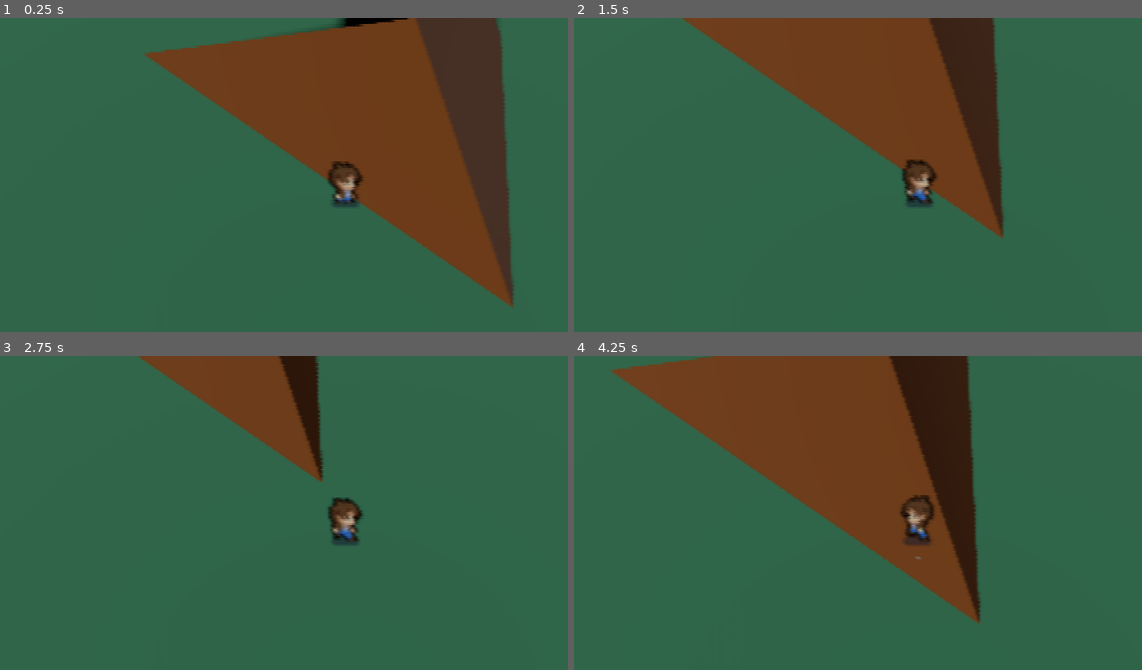
Above: before the commit, frames 1-4 (two rows, left to right).
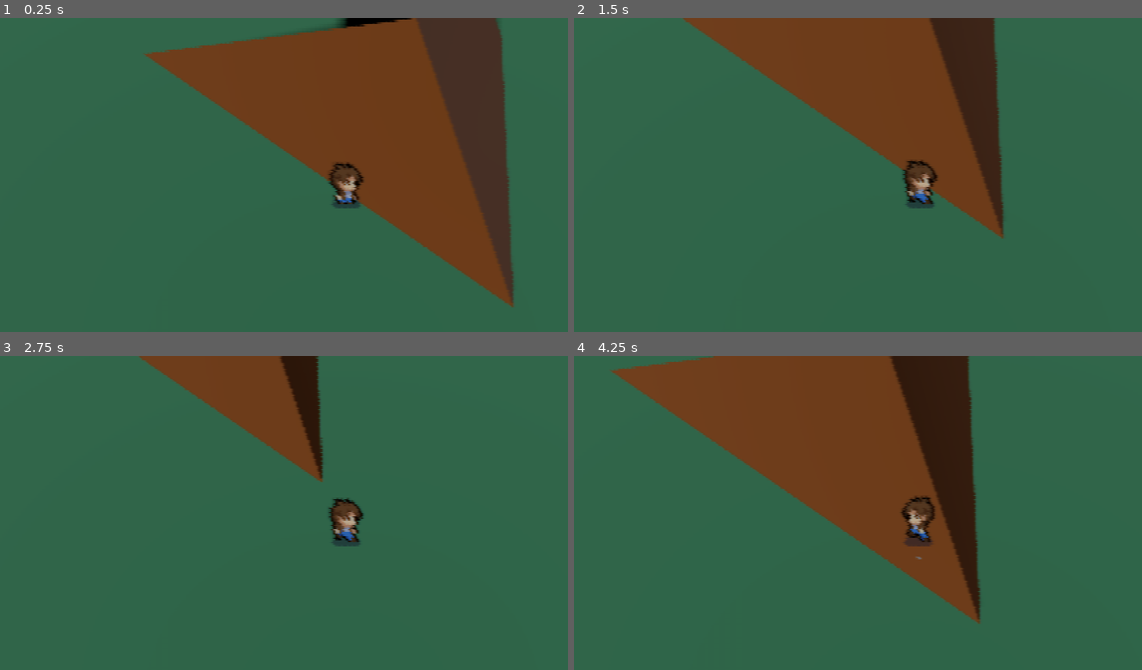
Above: after the commit, the same moments.

Repository: tahsin-s/PIxel-Perfect-3D
Game: Godot game, scene res://Layout.tscn
Two runs of this game, one before a commit and one after it. Both use one fixed random seed, a clock stepped at 60 frames per second and the inputs below.
Inputs:
- Up to frame 1 (0.25 s): no input
- Up to frame 2 (1.5 s): hold D (move_right) 0.53-1.28 s; tap K (jump) at 0.77 s; hold S (move_down) from 1.28 s (still down)
- Up to frame 3 (2.75 s): tap K (jump) at 1.52 s; release S (move_down) at 2.03 s; hold D (move_right) from 2.03 s (still down)
- Up to frame 4 (4.25 s): release D (move_right) at 2.78 s; hold W (move_up) 2.78-3.53 s; tap K (jump) at 3.02, 3.77 s; hold A (move_left) from 3.53 s (still down)

The runs differ from the first frame. In frame 1, 0.2% of the frame differs, in the area x 28-91%, y 0-82%; in frame 2, 0.2%; in frame 3, 0.2%; in frame 4, 0.3%, in the area x 7-72%, y 0-78%.

Commit message:
Add offset to clarify pixels

Diff:
--- a/CameraPivot.gd
+++ b/CameraPivot.gd
@@ -6,5 +6,5 @@
 
 # Called every frame. 'delta' is the elapsed time since the previous frame.
 func _process(_delta):
-	var newpos = target.global_position + Globals.mOffset
-	set_global_position(newpos.snapped(Globals.snap))
+	var newpos = target.global_position
+	set_global_position(newpos.snapped(Globals.snap) + Globals.mOffset)
